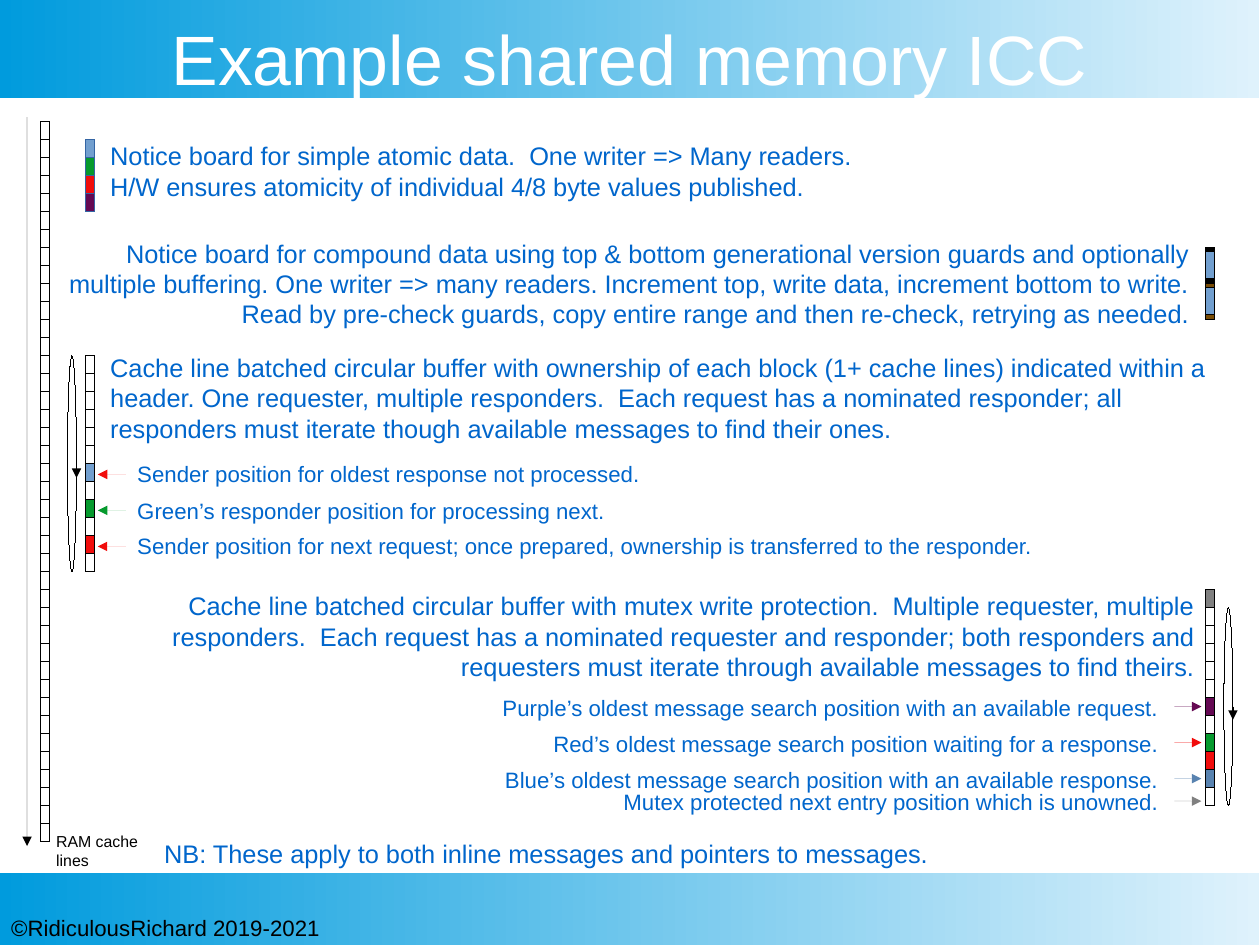
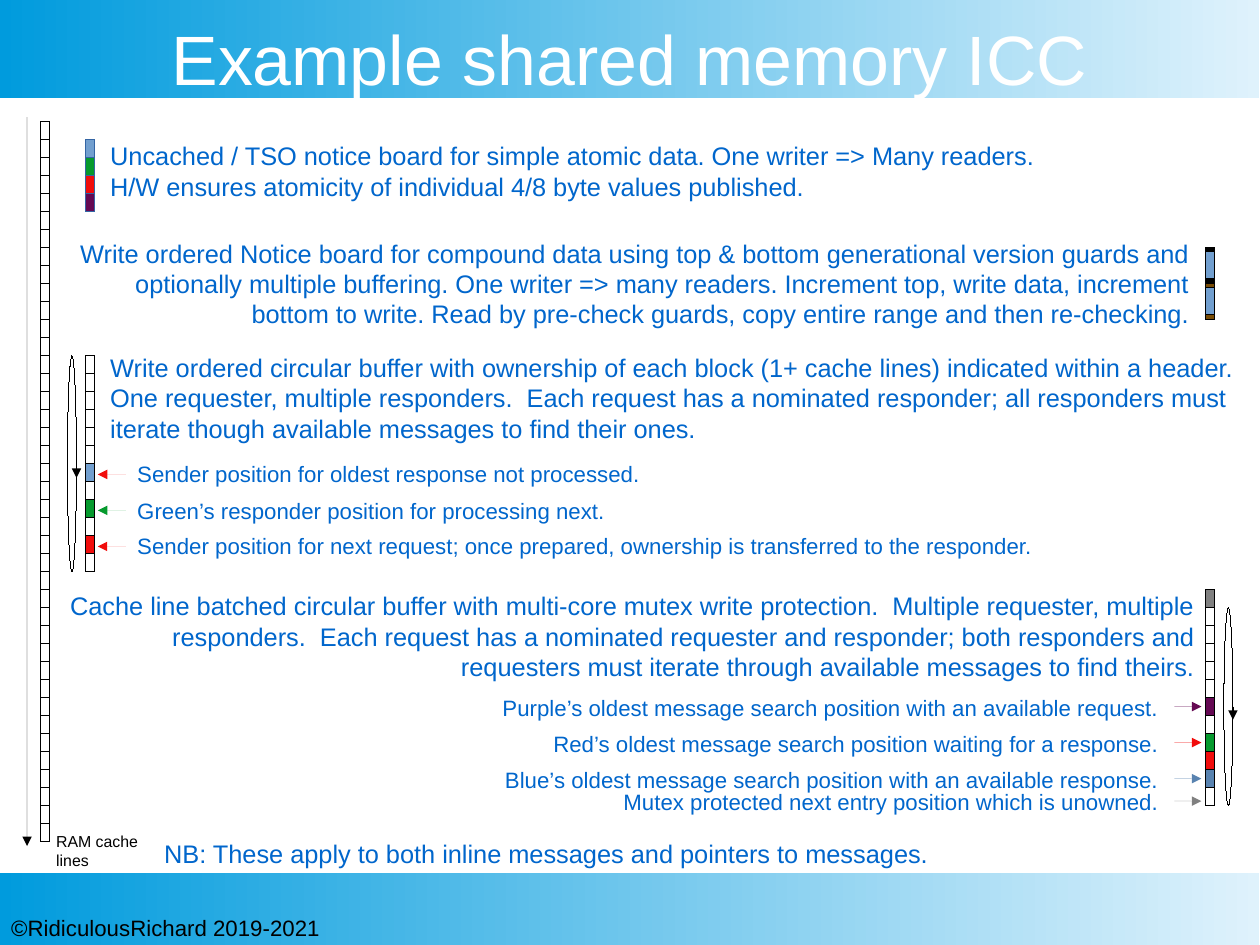
Before and after one commit to RidiculousRichard/presentations, a slide deck: slide 6 of Demystifying ICC.odp (slide 5 before the commit). Drawn at 1260x945 pixels with LibreOffice and Linux fonts; fonts in the diff are those of the drawing; background and template pictures are left out. Boxes give left, top, right and bottom in pixels: in the first picture for what was removed or moved away, otherwise in the second. Text is boxed around its words. In the diff, an @@ line names an element or a change of style, - is before the commit and + after.

Commit message:
Updated

```diff
--- a/Demystifying ICC.odp
+++ b/Demystifying ICC.odp
@@ text at box(110, 146, 1034, 171): text changed @@
-Notice board for simple atomic data. One writer => Many readers.
+Uncached / TSO notice board for simple atomic data. One writer => Many readers.
@@ text at box(80, 244, 1189, 329): text changed @@
-Notice board for compound data using top & bottom generational version guards and optionally multiple buffering. One writer => many readers. Increment top, write data, increment bottom to write. Read by pre-check guards, copy entire range and then re-check, retrying as needed.
+Write ordered Notice board for compound data using top & bottom generational version guards and optionally multiple buffering. One writer => many readers. Increment top, write data, increment bottom to write. Read by pre-check guards, copy entire range and then re-checking.
@@ text at box(110, 358, 1232, 443): text changed @@
-Cache line batched circular buffer with ownership of each block (1+ cache lines) indicated within a header. One requester, multiple responders. Each request has a nominated responder; all responders must iterate though available messages to find their ones.
+Write ordered circular buffer with ownership of each block (1+ cache lines) indicated within a header. One requester, multiple responders. Each request has a nominated responder; all responders must iterate though available messages to find their ones.
@@ text at box(70, 596, 1194, 682): text changed @@
-Cache line batched circular buffer with mutex write protection. Multiple requester, multiple responders. Each request has a nominated requester and responder; both responders and requesters must iterate through available messages to find theirs.
+Cache line batched circular buffer with multi-core mutex write protection. Multiple requester, multiple responders. Each request has a nominated requester and responder; both responders and requesters must iterate through available messages to find theirs.
```
Also in this commit, not shown: 1 other slide changed, 1 slide added.
